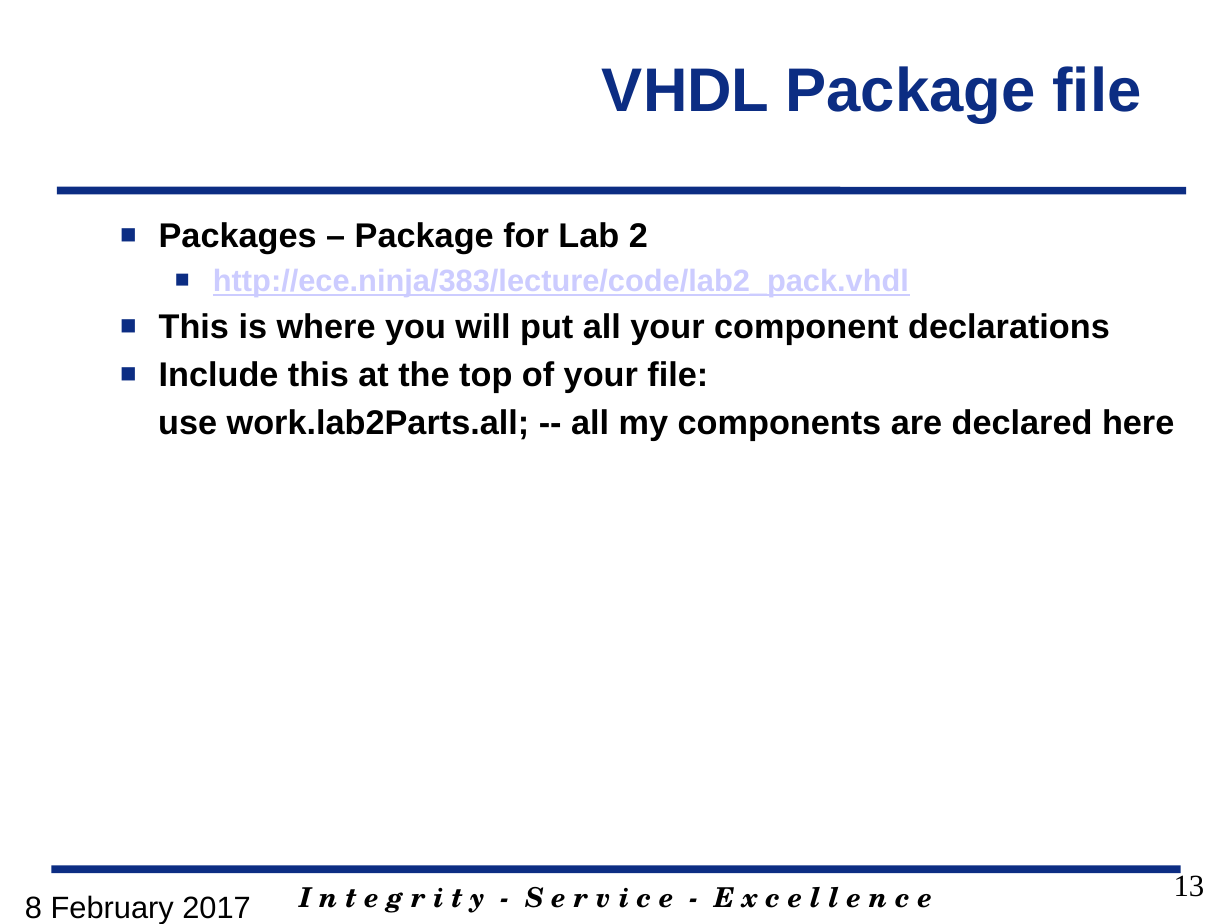
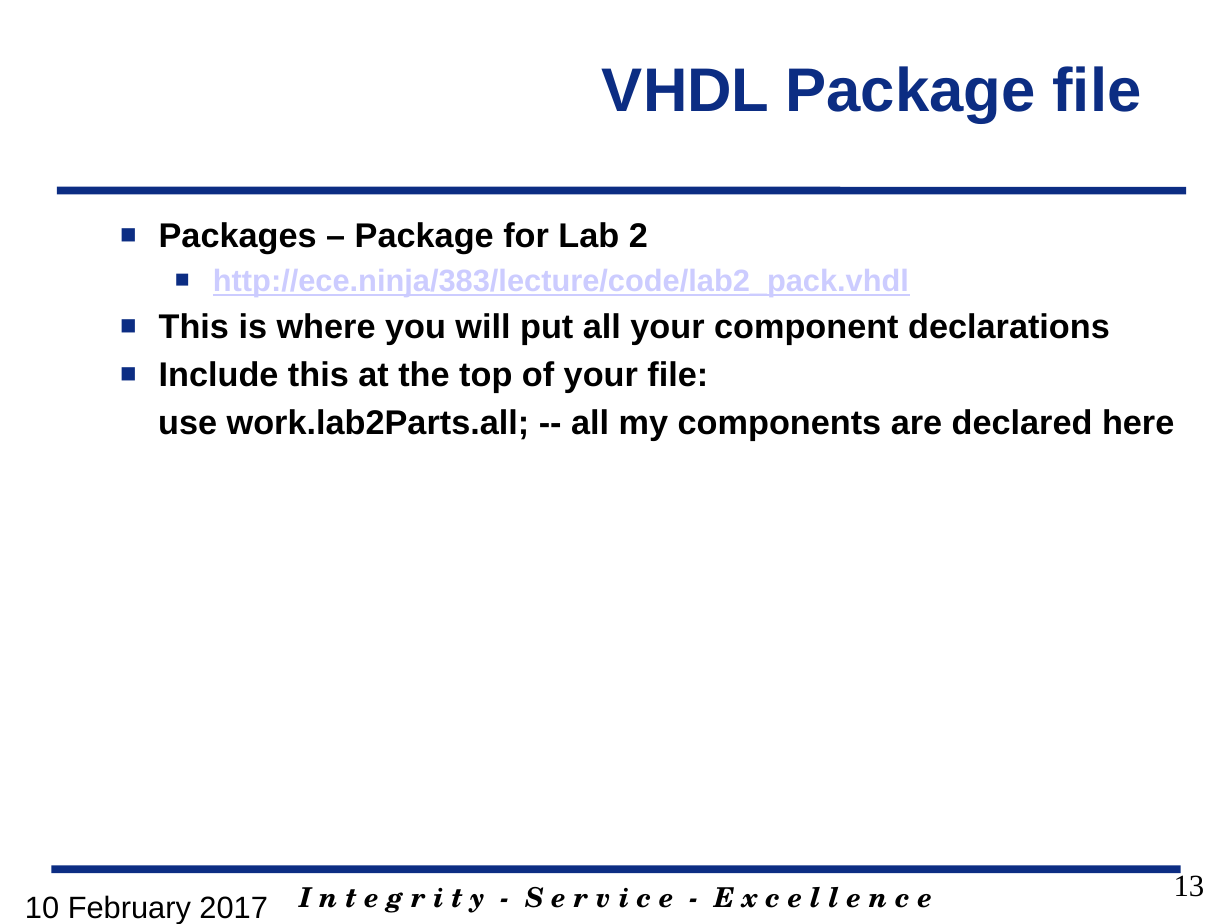
Before and after one commit to jfalkinburg/ECE383_web, a slide deck: slide 13 of lab/lab2/ECE_383_Lab2.pptx. Drawn at 1232x924 pixels with LibreOffice and Linux fonts; fonts in the diff are those of the drawing; background and template pictures are left out. Boxes give left, top, right and bottom in pixels: in the first picture for what was removed or moved away, otherwise in the second. Text is boxed around its words. In the diff, an @@ line names an element or a change of style, - is before the commit and + after.

```diff
--- a/lab/lab2/ECE_383_Lab2.pptx
+++ b/lab/lab2/ECE_383_Lab2.pptx
@@ text at <box>25,895,267,923</box>: text changed @@
-8 February 2017
+10 February 2017
```
Also in this commit, not shown: 2 other slides changed, 6 other files.
